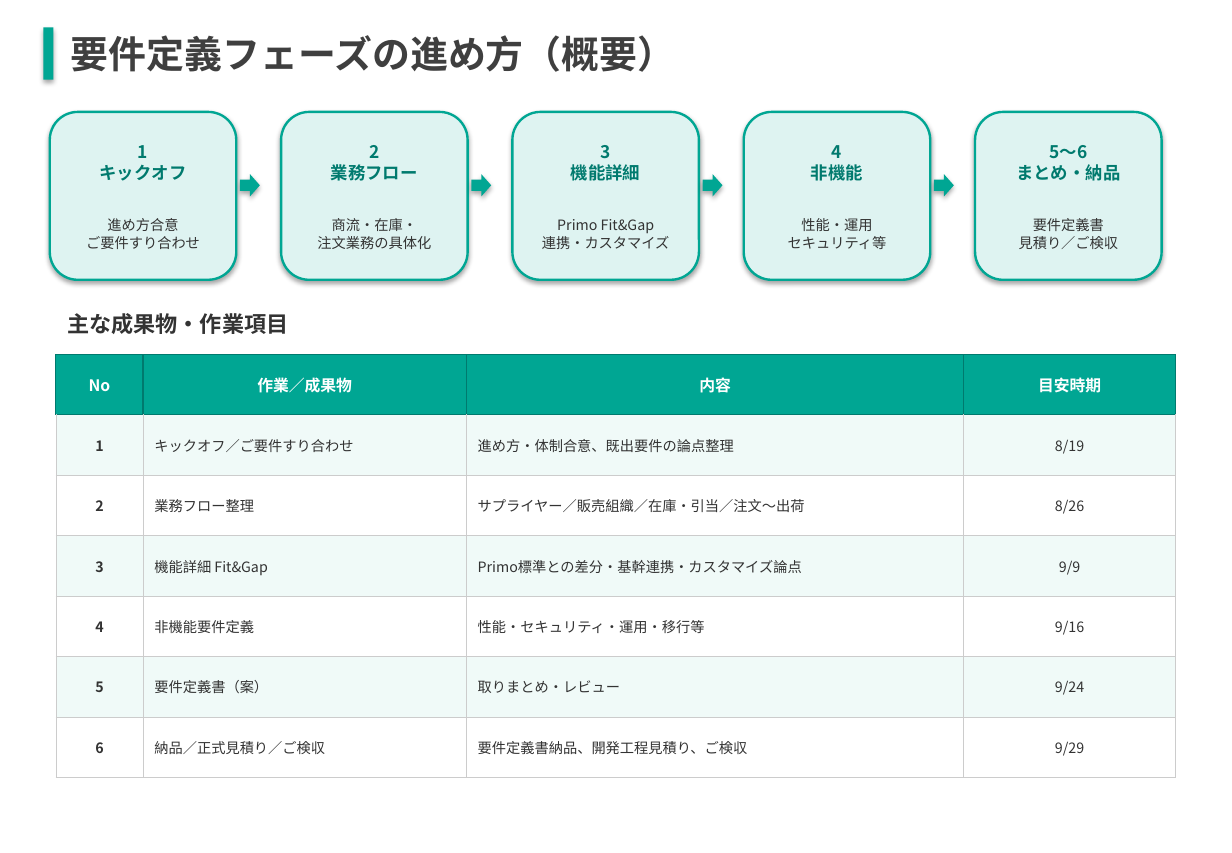
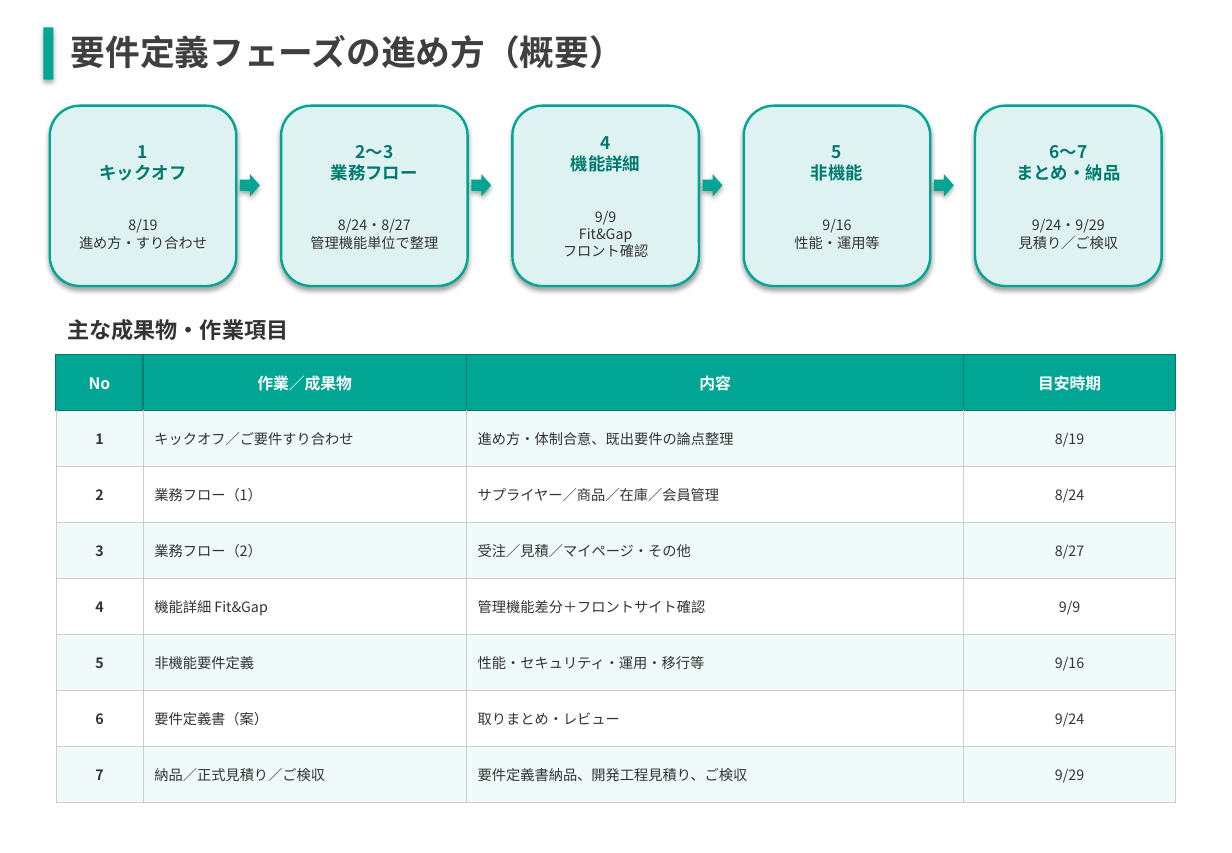
Before and after one commit to kozonoflight/git_tutorial, a slide deck: slide 5 of 要件定義WBS案_20260806.pptx (slide 4 before the commit). Drawn at 1232x853 pixels with LibreOffice and Linux fonts; fonts in the diff are those of the drawing. Boxes give left, top, right and bottom in pixels: in the first picture for what was removed or moved away, otherwise in the second. Text is boxed around its words. In the diff, an @@ line names an element or a change of style, - is before the commit and + after.

```diff
--- a/要件定義WBS案_20260806.pptx
+++ b/要件定義WBS案_20260806.pptx
@@ text "要件定義フェーズの進め方（概要）" at [71,35,624,69]: size 24 to 22 pt @@
@@ rounded rectangle "1": place and size @@
-rounded rectangle "1" at [50,111,237,280]
+rounded rectangle "1" at [50,106,237,287]
@@ rounded rectangle "2〜3": place and size @@
-rounded rectangle "2〜3" at [281,111,468,280]
+rounded rectangle "2〜3" at [281,106,468,287]
@@ rounded rectangle "4": place and size @@
-rounded rectangle "4" at [513,111,700,280]
+rounded rectangle "4" at [513,106,700,287]
@@ rounded rectangle "5": place and size @@
-rounded rectangle "5" at [744,111,931,280]
+rounded rectangle "5" at [744,106,931,287]
@@ rounded rectangle "6〜7": place and size @@
-rounded rectangle "6〜7" at [975,111,1161,280]
+rounded rectangle "6〜7" at [975,106,1161,287]
@@ text in rounded rectangle at [355,145,393,159]: text changed @@
-2
+2〜3
@@ text in rounded rectangle at [600,136,610,149]: text changed @@
-3
+4
@@ text in rounded rectangle at [832,145,842,159]: text changed @@
-4
+5
@@ text in rounded rectangle at [1049,145,1087,159]: text changed @@
-5〜6
+6〜7
@@ text in rounded rectangle at [79,219,207,249]: text changed @@
-進め方合意
-ご要件すり合わせ
+8/19
+進め方・すり合わせ
@@ text in rounded rectangle at [310,218,438,249]: text changed @@
-商流・在庫・
-注文業務の具体化
+8/24・8/27
+管理機能単位で整理
@@ text in rounded rectangle at [563,210,648,257]: text changed @@
-Primo Fit&Gap
-連携・カスタマイズ
+9/9
+Fit&Gap
+フロント確認
@@ text in rounded rectangle at [794,219,879,249]: text changed @@
-性能・運用
-セキュリティ等
+9/16
+性能・運用等
@@ text in rounded rectangle at [1032,218,1105,233]: text changed @@
-要件定義書
+9/24・9/29
@@ text "主な成果物・作業項目": place and size @@
-text "主な成果物・作業項目" at [67,313,288,334]
+text "主な成果物・作業項目" at [67,319,288,340]
@@ table at [56,355,1175,803] @@
-row 3: 2 | 業務フロー整理 | サプライヤー／販売組織／在庫・引当／注文〜出荷 | 8/26
-row 4: 3 | 機能詳細 Fit&Gap | Primo標準との差分・基幹連携・カスタマイズ論点 | 9/9
-row 5: 4 | 非機能要件定義 | 性能・セキュリティ・運用・移行等 | 9/16
-row 6: 5 | 要件定義書（案） | 取りまとめ・レビュー | 9/24
-row 7: 6 | 納品／正式見積り／ご検収 | 要件定義書納品、開発工程見積り、ご検収 | 9/29
+row 3: 2 | 業務フロー（1） | サプライヤー／商品／在庫／会員管理 | 8/24
+row 4: 3 | 業務フロー（2） | 受注／見積／マイページ・その他 | 8/27
+row 5: 4 | 機能詳細 Fit&Gap | 管理機能差分＋フロントサイト確認 | 9/9
+row 6: 5 | 非機能要件定義 | 性能・セキュリティ・運用・移行等 | 9/16
+row 7: 6 | 要件定義書（案） | 取りまとめ・レビュー | 9/24
+row 8: 7 | 納品／正式見積り／ご検収 | 要件定義書納品、開発工程見積り、ご検収 | 9/29
```
Also in this commit, not shown: 2 other slides changed, 2 slides added, 1 slide removed.
